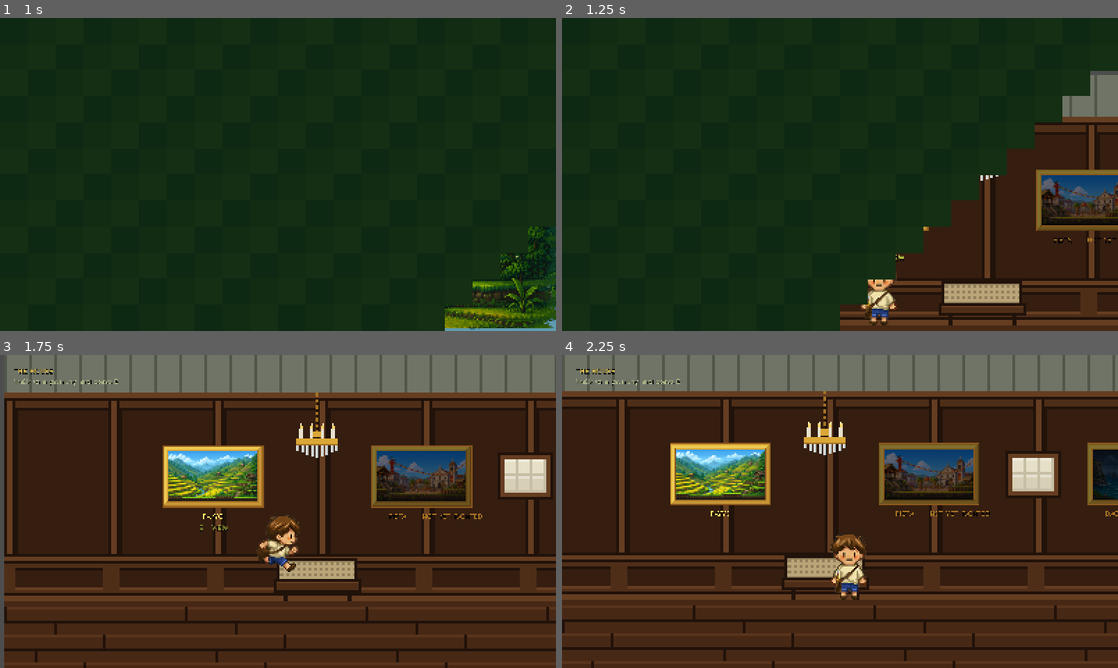
Above: before the commit, frames 1-4 (two rows, left to right).
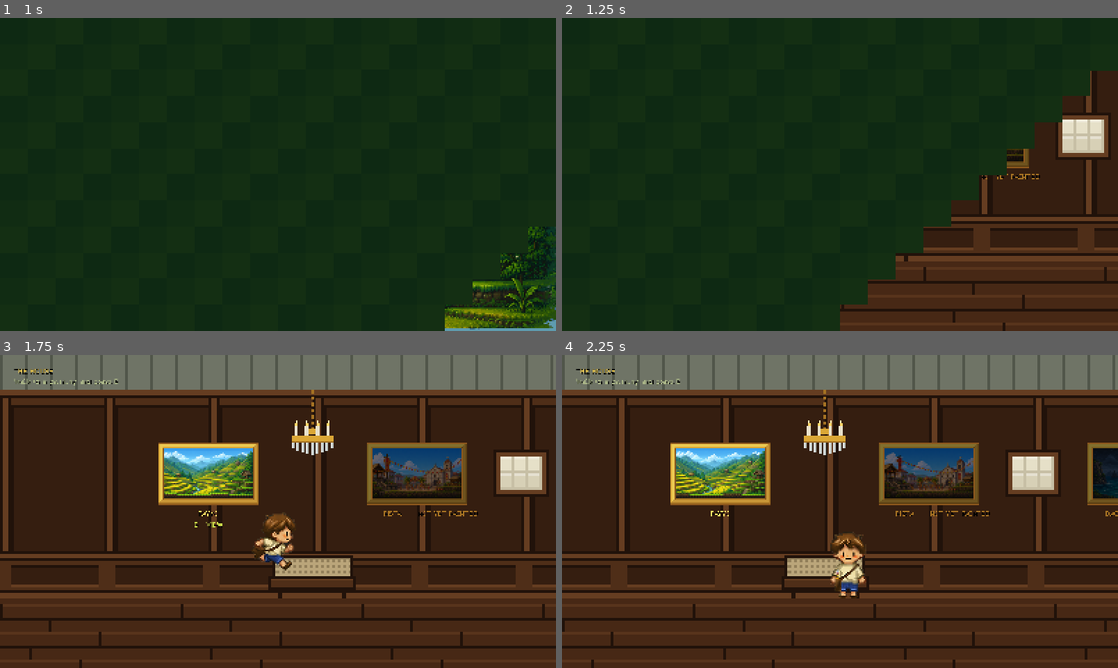
Above: after the commit, the same moments.

Repository: hyuuuan/OBRA
Game: Godot game, scene res://ui/main_menu.tscn
Two runs of this game, one before a commit and one after it. Both use one fixed random seed, a clock stepped at 60 frames per second and the inputs below.
Inputs (mouse positions are in pixels of both pictures, inside the frame that each line leads up to):
- Up to frame 1 (1 s): click "PLAY" at 0.5 s
- Up to frame 2 (1.25 s): no input
- Up to frame 3 (1.75 s): tap E (interact) at 1.25 s; move the mouse to (400, 495) at 1.27 s; hold D (move_right) from 1.28 s (still down); hold E (interact) from 1.28 s (still down); click (400, 495) at 1.42 s; tap Space (jump) at 1.52 s
- Up to frame 4 (2.25 s): tap Space (jump) at 1.82 s; release D (move_right) at 2 s; release E (interact) at 2 s; drag from (728, 527) to (956, 473) at 2.02 s

Frame 1 is identical in both runs. In frame 2, 12% of the frame differs, in the area x 50-100%, y 16-100%; in frame 3, 29%, in the area x 0-100%, y 0-100%; in frame 4, 9.6%.

Commit message:
Stand the camera where it belongs before the first frame
Position smoothing starts a camera wherever its node happens to be, which is the origin,
and it then slides to where it should have been over about half a second. So the game
opens on the corner of the ceiling with a band of grey down the left of the screen, and
slides off it.

That is the first thing a player ever sees of this house, and it is the one frame of it
that no assertion and no screenshot in the suite was ever going to catch, because both
of them look at the room after it has settled.

The clamp that keeps the view inside the wall is now a function rather than four lines
inside _process, so the camera can be put on its mark at spawn with the same arithmetic
that keeps it there afterwards instead of a second copy of it.

Diff:
--- a/game/scripts/hub.gd
+++ b/game/scripts/hub.gd
@@ -100,6 +100,13 @@
 	_camera.position_smoothing_speed = 6.0
 	add_child(_camera)
 	_camera.make_current()
+	# STANDING WHERE IT BELONGS BEFORE THE FIRST FRAME. Smoothing starts a camera wherever
+	# the node happens to be, which is the origin, and it then slides into place over about
+	# half a second -- so the game opened on the corner of the ceiling and a band of grey
+	# void down the left of the screen, and slid off it. That is the first thing a player
+	# ever sees of this house.
+	_camera.global_position = _eye_on(_player.global_position.x)
+	_camera.reset_smoothing()
 
 	_build_hud()
 	set_process(true)
@@ -159,13 +166,7 @@
 func _process(_delta: float) -> void:
 	if _player == null or not is_instance_valid(_player):
 		return
-	# Held inside the room by hand rather than with the camera's own limits, which are in
-	# screen pixels and so do not know about the zoom -- with limits set to the room width the
-	# view slid past the end of the wall at anything other than 1:1.
-	var half := get_viewport_rect().size.x / (2.0 * ZOOM)
-	var span := float(_room.get("room_width"))
-	_camera.global_position = Vector2(
-		clampf(_player.global_position.x, half, maxf(half, span - half)), EYE_Y)
+	_camera.global_position = _eye_on(_player.global_position.x)
 	_near = _nearest_painting()
 	_prompt.visible = _near != null
 	if _near == null:
@@ -174,6 +175,17 @@
 	var canvas := get_viewport().get_canvas_transform()
 	var at := canvas * (_near.global_position + Vector2(0.0, 66.0))
 	_prompt.position = at - Vector2(_prompt.size.x * 0.5, 0.0)
+
+
+## Where the camera sits to look at somebody standing at `x`.
+##
+## Held inside the room by hand rather than with the camera's own limits, which are in
+## screen pixels and so do not know about the zoom -- with limits set to the room width the
+## view slid past the end of the wall at anything other than 1:1.
+func _eye_on(x: float) -> Vector2:
+	var half := get_viewport_rect().size.x / (2.0 * ZOOM)
+	var span := float(_room.get("room_width"))
+	return Vector2(clampf(x, half, maxf(half, span - half)), EYE_Y)
 
 
 ## The one the apo is standing closest to, if they are close enough to any.
